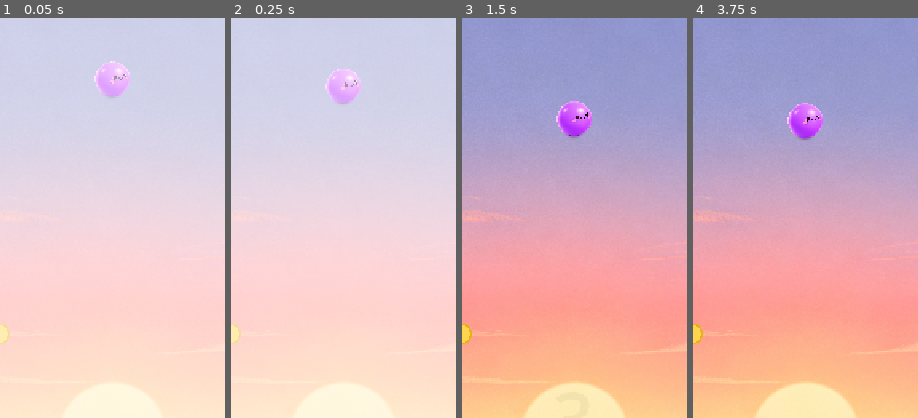
Above: before the commit, frames 1-4 (left to right).
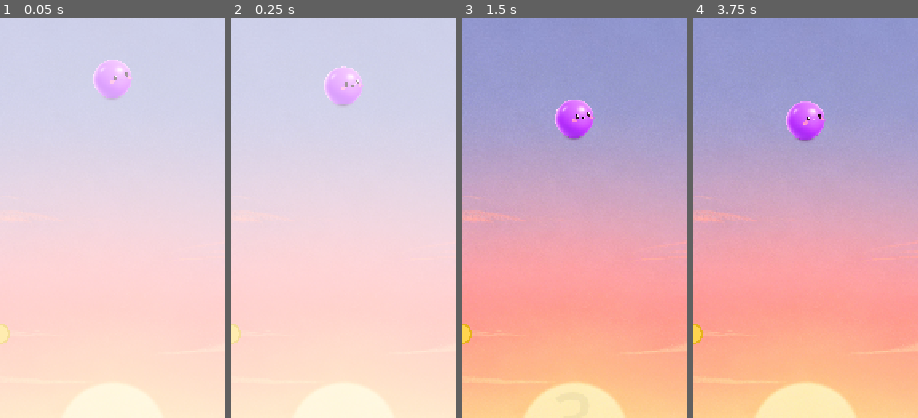
Above: after the commit, the same moments.

Repository: day-dreamer-11/bounce-line-
Game: Godot game, scene res://scenes/TrailDemo.tscn
The game is run twice, just before and just after one commit, with the same random seed, the same clock (stepped at 60 frames per second) and the same inputs.
Inputs (mouse positions are % of the whole screen's width and height, from its top left):
- Up to frame 1 (0.05 s): no input
- Up to frame 2 (0.25 s): no input
- Up to frame 3 (1.5 s): click "开始游戏" at 0.5 s; tap Enter at 1.25 s; move the mouse to (72, 45) at 1.27 s; click (72, 45) at 1.42 s
- Up to frame 4 (3.75 s): tap Space at 2, 3.5 s; drag from (30, 55) to (77, 70) at 2.02 s; tap Enter at 2.75 s; move the mouse to (60, 28) at 2.77 s; click (60, 28) at 2.92 s; drag from (45, 70) to (16, 43) at 3.52 s
The pictures show only the part of the screen within x 25-75%, y 0-50%; the shares and areas given below are measured in that part.

The runs differ from the first frame. In frame 1, 0.3% of the frame differs, in the area x 41-59%, y 10-20%; in frame 2, 0.3%; in frame 3, 0.5%, in the area x 41-60%, y 20-31%; in frame 4, 0.5%.

Commit message:
fix: Ball collision radius matches texture display size
- Collision shape set from DISPLAY_RADIUS (80) at runtime
- Sprite scaled to match, so visual = collision size

Co-Authored-By: Claude Opus 4.7 <noreply@anthropic.com>

Diff:
--- a/scripts/ball.gd
+++ b/scripts/ball.gd
@@ -1,7 +1,7 @@
 extends RigidBody2D
-## Player ball — uses texture from assets/ball.png
+## Player ball — texture from assets/ball.png, collision matches displayed size.
 
-const RADIUS := 72.0
+const DISPLAY_RADIUS := 80.0
 
 signal fell_off_screen
 
@@ -16,17 +16,23 @@
 	continuous_cd = RigidBody2D.CCD_MODE_CAST_RAY
 
 	body_entered.connect(_on_body_entered)
-	_create_sprite()
+	_setup_texture()
 
 
-func _create_sprite() -> void:
+func _setup_texture() -> void:
 	var tex := load("res://assets/ball.png")
 	if not tex:
 		return
+
 	var sprite := Sprite2D.new()
 	sprite.texture = tex
-	sprite.scale = Vector2(RADIUS * 2 / tex.get_width(), RADIUS * 2 / tex.get_height())
+	var tex_size: float = tex.get_width()
+	sprite.scale = Vector2(DISPLAY_RADIUS * 2 / tex_size, DISPLAY_RADIUS * 2 / tex_size)
 	add_child(sprite)
+
+	var shape := CircleShape2D.new()
+	shape.radius = DISPLAY_RADIUS
+	$CollisionShape2D.shape = shape
 
 
 func _on_body_entered(body: Node) -> void:
